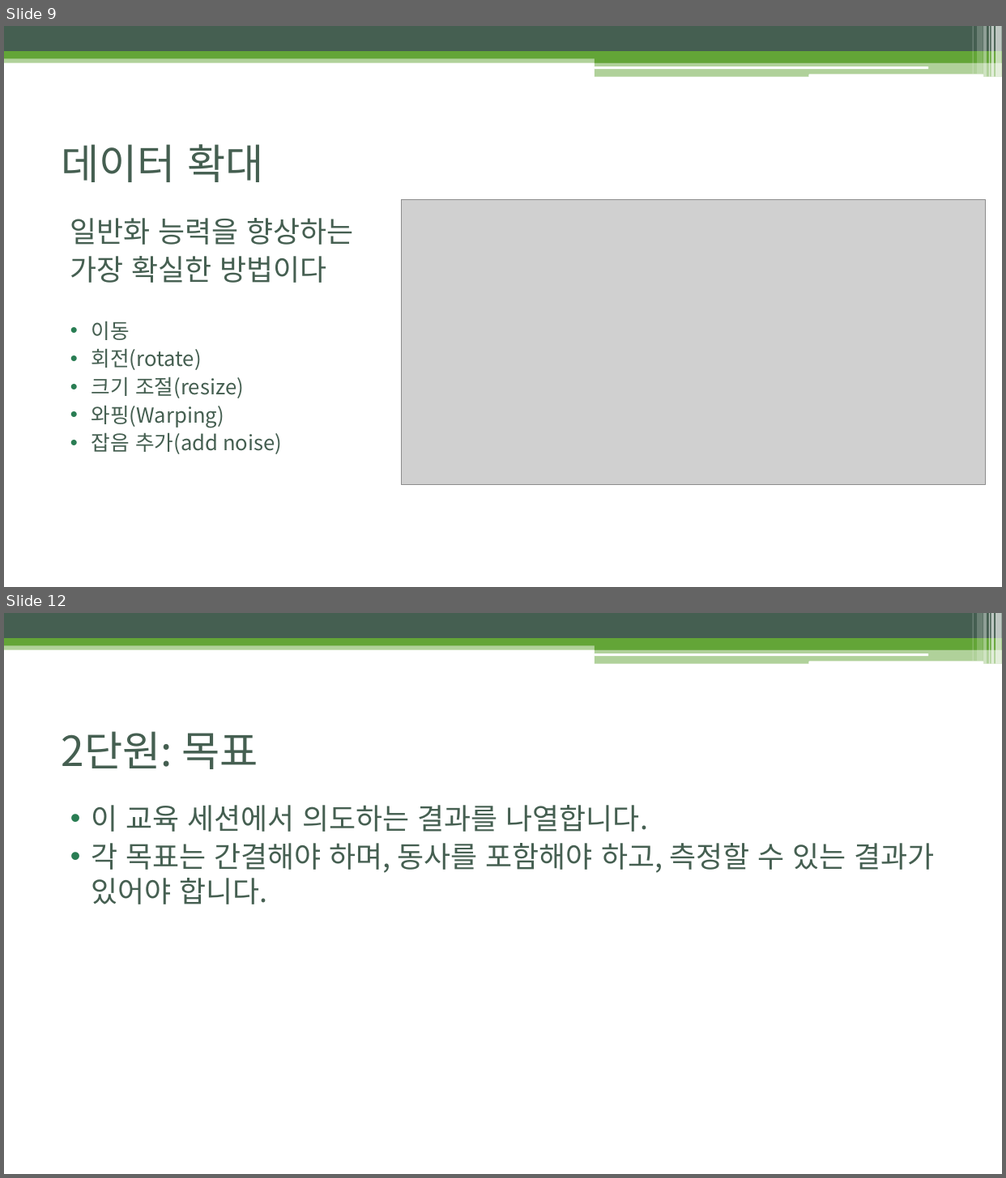
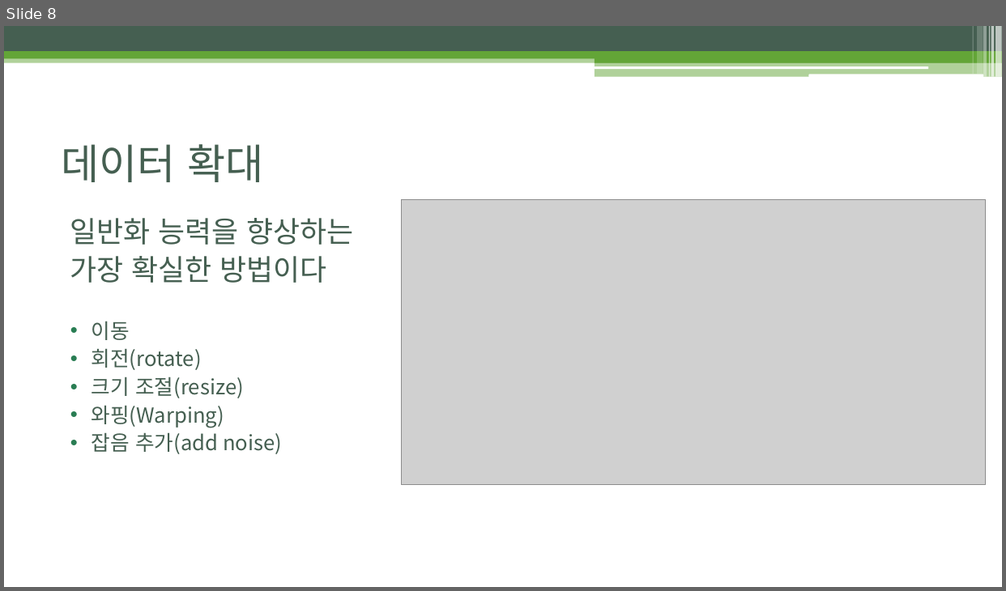
Before and after one commit to BLINK-ONCE/Storage, a slide deck: files/ppt/5.2.2, 5.3 Regularization, Hyperparameters, Validation Sets,.pptx. Shown one above the other, each under a label of ours: slides 9 and 12 before the commit, slide 8 after it; the slides between them are not shown. The pictures are 1006x1178 and 1006x591 pixels, drawn with LibreOffice and Linux fonts; fonts in the diff are those of the drawing; grey boxes stand for pictures. Boxes give left, top, right and bottom in pixels: in the first picture for what was removed or moved away, otherwise in the second. Text is boxed around its words. In the diff, an @@ line names an element or a change of style, - is before the commit and + after.

```diff
--- a/files/ppt/5.2.2, 5.3 Regularization, Hyperparameters, Validation Sets,.pptx
+++ b/files/ppt/5.2.2, 5.3 Regularization, Hyperparameters, Validation Sets,.pptx
@@ slide 12 removed at <box>4,613,1002,1174</box>, background #FFFFFF; not listed: 13 template elements that a slide beside it also shows @@
@@ title removed at <box>62,731,258,769</box> @@
-2단원: 목표
@@ text removed at <box>91,805,934,905</box> @@
-• 이 교육 세션에서 의도하는 결과를 나열합니다.
-• 각 목표는 간결해야 하며, 동사를 포함해야 하고, 측정할 수 있는 결과가 있어야 합니다.
@@ what was slide 9 is now slide 8 @@
```
Also in this commit, not shown: 2 slides changed, 10 slides added, 10 other slides removed.
